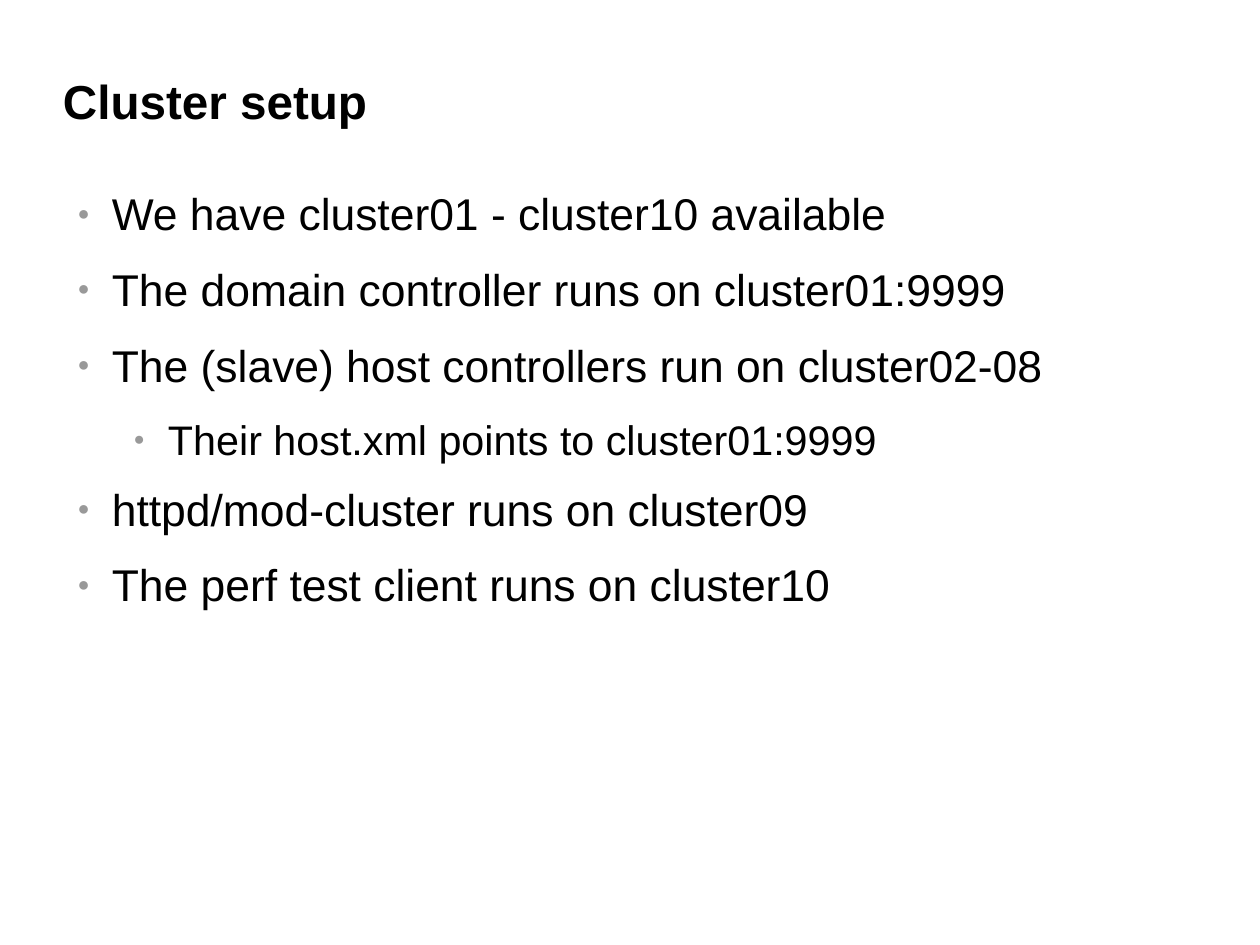
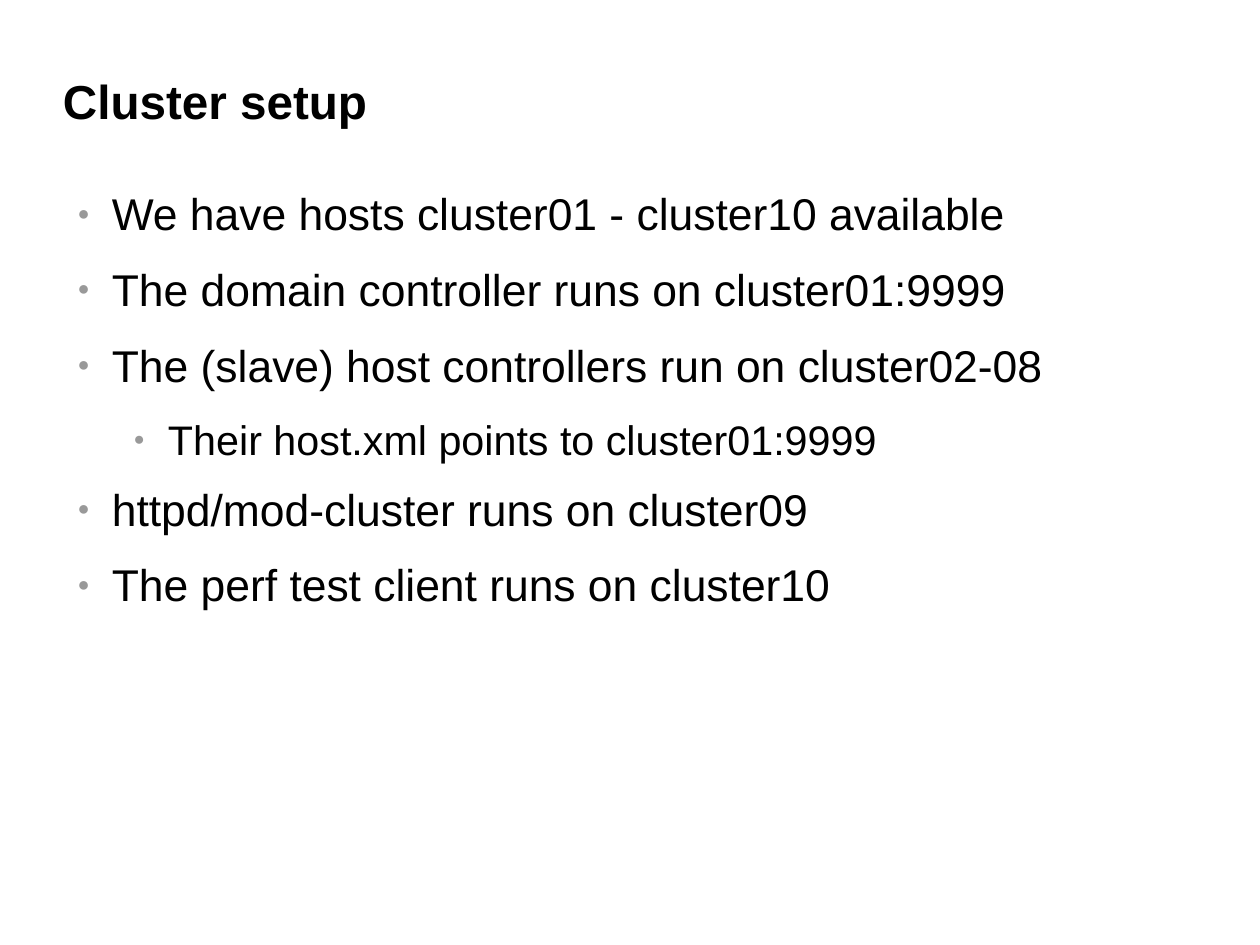
Before and after one commit to belaban/SessionPerf, a slide deck: slide 24 of docs/jbw2012.odp. Drawn at 1260x945 pixels with LibreOffice and Linux fonts; fonts in the diff are those of the drawing; background and template pictures are left out. Boxes give left, top, right and bottom in pixels: in the first picture for what was removed or moved away, otherwise in the second. Text is boxed around its words. In the diff, an @@ line names an element or a change of style, - is before the commit and + after.

```diff
--- a/docs/jbw2012.odp
+++ b/docs/jbw2012.odp
@@ text at box(112, 197, 1004, 231): text changed @@
-● We have cluster01 - cluster10 available
+● We have hosts cluster01 - cluster10 available
```
Also in this commit, not shown: 3 other slides changed, 2 slides added, 1 slide removed, 1 other file.
